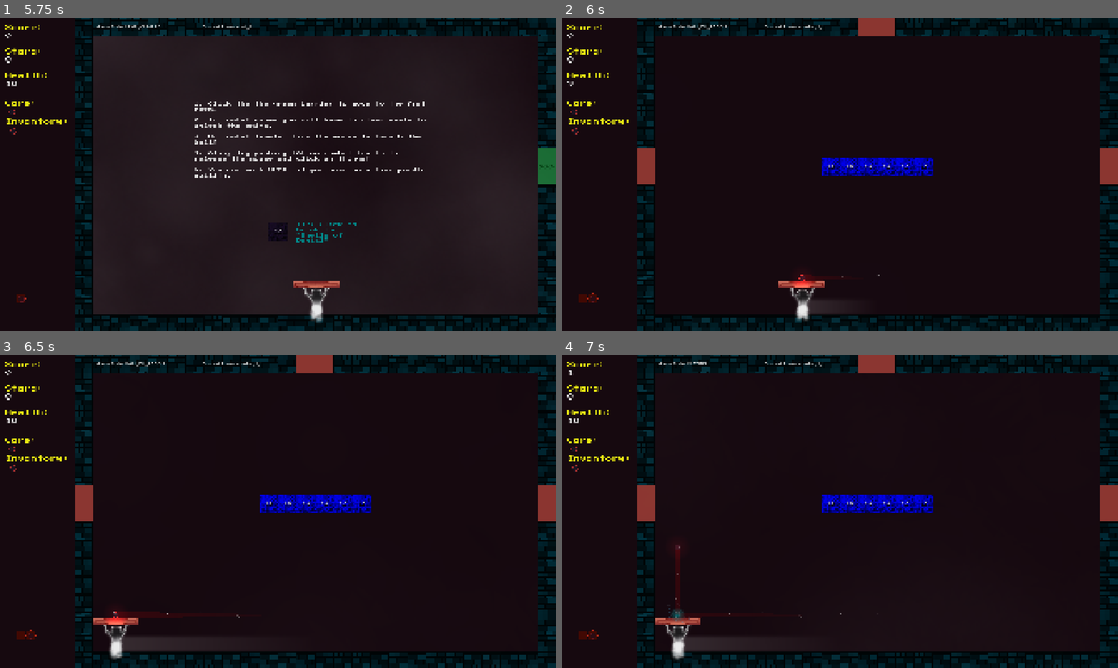
Above: before the commit, frames 1-4 (two rows, left to right).
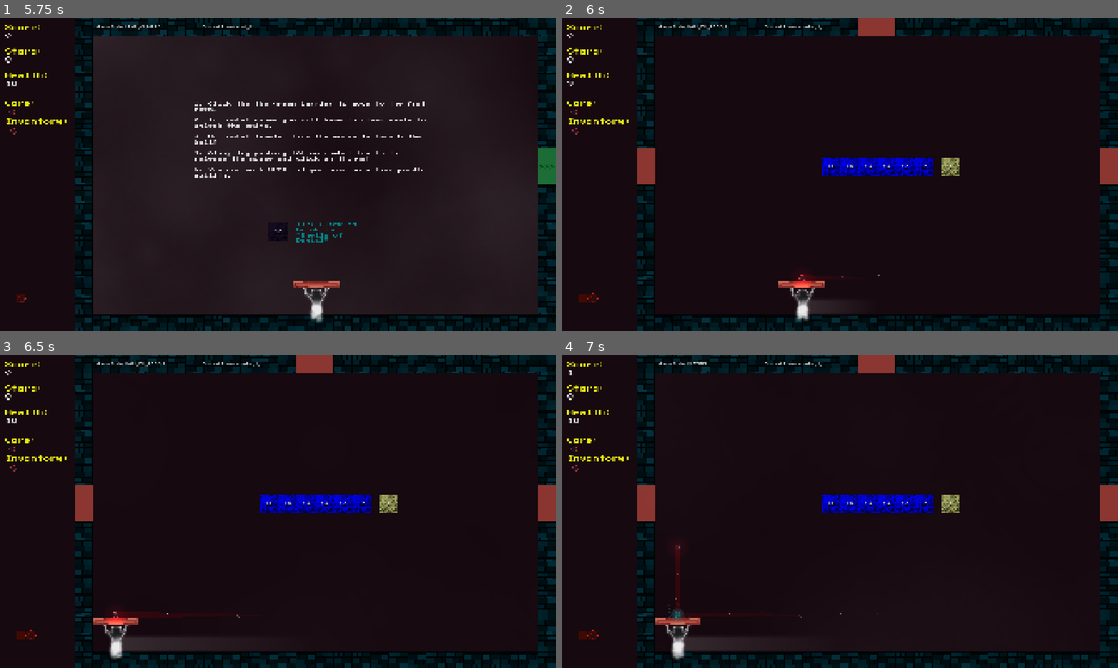
Above: after the commit, the same moments.

Repository: lostpoet999/escape_to_marty
Game: Godot game, scene res://scenes_and_scripts/ui_main_menu/main_menu.tscn
Two runs of this game, one before a commit and one after it. Both use one fixed random seed, a clock stepped at 60 frames per second and the inputs below. Sound files missing from this copy of the repository are replaced by a short silence.
Inputs (mouse positions are in pixels of both pictures, inside the frame that each line leads up to):
- Up to frame 1 (5.75 s): click "Start" at 0.5 s; click (11, 111) at 1.27 s; click (11, 130) at 2.02 s; click (11, 111) at 2.77 s; click (11, 130) at 3.52 s; click (11, 111) at 4.27 s; click (11, 130) at 5.02 s
- Up to frame 2 (6 s): tap Enter at 5.75 s; drag from (1106, 165) to (878, 305) at 5.77 s
- Up to frame 3 (6.5 s): no input
- Up to frame 4 (7 s): click (573, 448) at 6.52 s

Frame 1 is identical in both runs. In frame 2, 0.2% of the frame differs, in the area x 68-72%, y 44-51%; in frame 3, 0.2%; in frame 4, 0.2%.

Commit message:
made anger mechanic hit visual aoe; adjusted rage blob spawn

Diff:
--- a/scenes_and_scripts/levels/floor_1_the_intersection/combat_1_1.tscn
+++ b/scenes_and_scripts/levels/floor_1_the_intersection/combat_1_1.tscn
@@ -51,12 +51,19 @@
 initialize_brick_on_leveldata = false
 stages = Dictionary[int, float]({})
 
-[node name="OpenSeal6" parent="No-Respawn/Bricks" parent_id_path=PackedInt32Array(424513038) index="4" unique_id=1235412364 instance=ExtResource("2_qcry5")]
+[node name="OpenSeal7" parent="No-Respawn/Bricks" parent_id_path=PackedInt32Array(424513038) index="4" unique_id=268630492 instance=ExtResource("2_qcry5")]
+position = Vector2(1408, 640)
+initialize_brick_on_leveldata = false
+stages = Dictionary[int, float]({
+2: 5.0
+})
+
+[node name="OpenSeal6" parent="No-Respawn/Bricks" parent_id_path=PackedInt32Array(424513038) index="5" unique_id=1235412364 instance=ExtResource("2_qcry5")]
 position = Vector2(992, 640)
 initialize_brick_on_leveldata = false
 stages = Dictionary[int, float]({})
 
-[node name="OpenSeal4" parent="No-Respawn/Bricks" parent_id_path=PackedInt32Array(424513038) index="5" unique_id=1855742673 instance=ExtResource("2_qcry5")]
+[node name="OpenSeal4" parent="No-Respawn/Bricks" parent_id_path=PackedInt32Array(424513038) index="6" unique_id=1855742673 instance=ExtResource("2_qcry5")]
 position = Vector2(1248, 640)
 initialize_brick_on_leveldata = false
 stages = Dictionary[int, float]({})
--- a/scenes_and_scripts/levels/floor_2_the_arena/floor_2_the_arena.tres
+++ b/scenes_and_scripts/levels/floor_2_the_arena/floor_2_the_arena.tres
@@ -140,8 +140,8 @@
 script = ExtResource("3_1wfy1")
 enemy_name = "RageBlob"
 scene_ref = ExtResource("16_tikq6")
-spawn_chance = 40.0
-max_global_spawn = 3
+spawn_chance = 35.0
+max_global_spawn = 2
 metadata/_custom_type_script = "uid://dm8qchhbo37mu"
 
 [sub_resource type="Resource" id="Resource_hna8n"]
--- a/scenes_and_scripts/player/mouse_gestures.gd
+++ b/scenes_and_scripts/player/mouse_gestures.gd
@@ -57,7 +57,7 @@
 				else:
 					click_dmg_type.push_back(GameManager.PhaseType.ANGER)
 					damage = roundf(minf(mouse_down_time, hold_duration_max))
-					_handle_clicks_and_hold()
+					_handle_anger_aoe()
 
 func _handle_clicks_and_hold()->void:
 	var target:Variant = _get_target_under_mouse()
@@ -65,6 +65,20 @@
 		return
 	if target.has_method("accept_damage"):
 		target.accept_damage(damage, click_dmg_type)
+
+func _handle_anger_aoe()->void: #the hold-indicator circle is the AOE: hit every ANGER seal it covers
+	var space: PhysicsDirectSpaceState2D = get_viewport().get_world_2d().direct_space_state
+	var shape: CircleShape2D = CircleShape2D.new()
+	shape.radius = maxf(hold_indicator_radius, 8.0)
+	var query: PhysicsShapeQueryParameters2D = PhysicsShapeQueryParameters2D.new()
+	query.shape = shape
+	query.transform = Transform2D(0.0, get_global_mouse_position())
+	query.collide_with_areas = true
+	var results: Array[Dictionary] = space.intersect_shape(query, 64)
+	for result in results:
+		var collider: Variant = result.collider
+		if collider is BaseSeal and collider.current_stage == GameManager.PhaseType.ANGER:
+			collider.accept_damage(damage, click_dmg_type)
 
 func _get_target_under_mouse() -> Node:
 	var space : PhysicsDirectSpaceState2D = get_viewport().get_world_2d().direct_space_state
